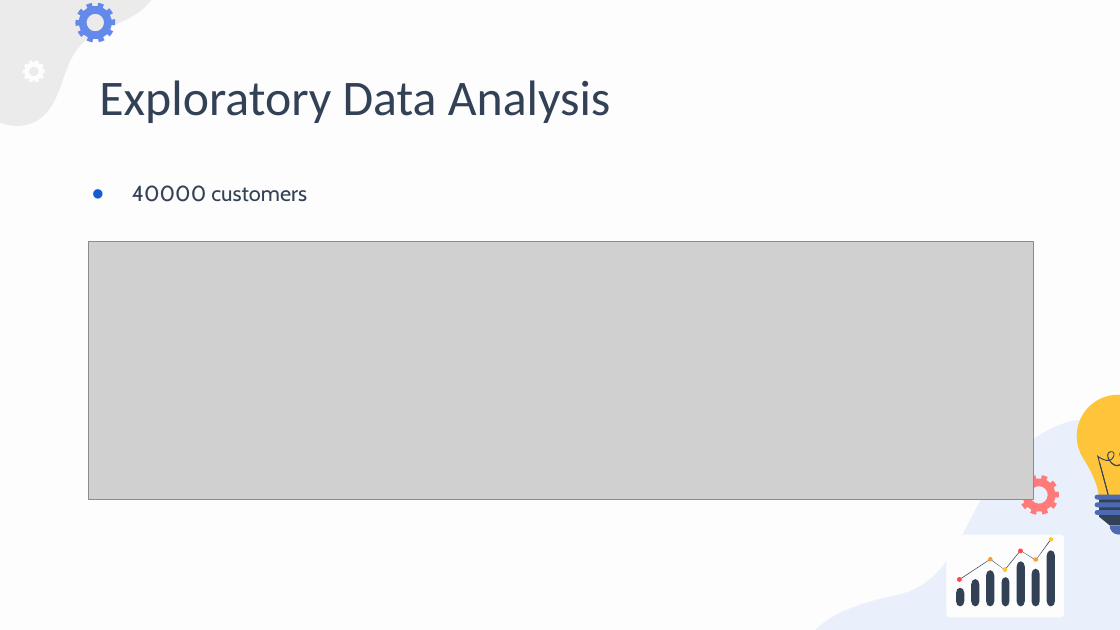
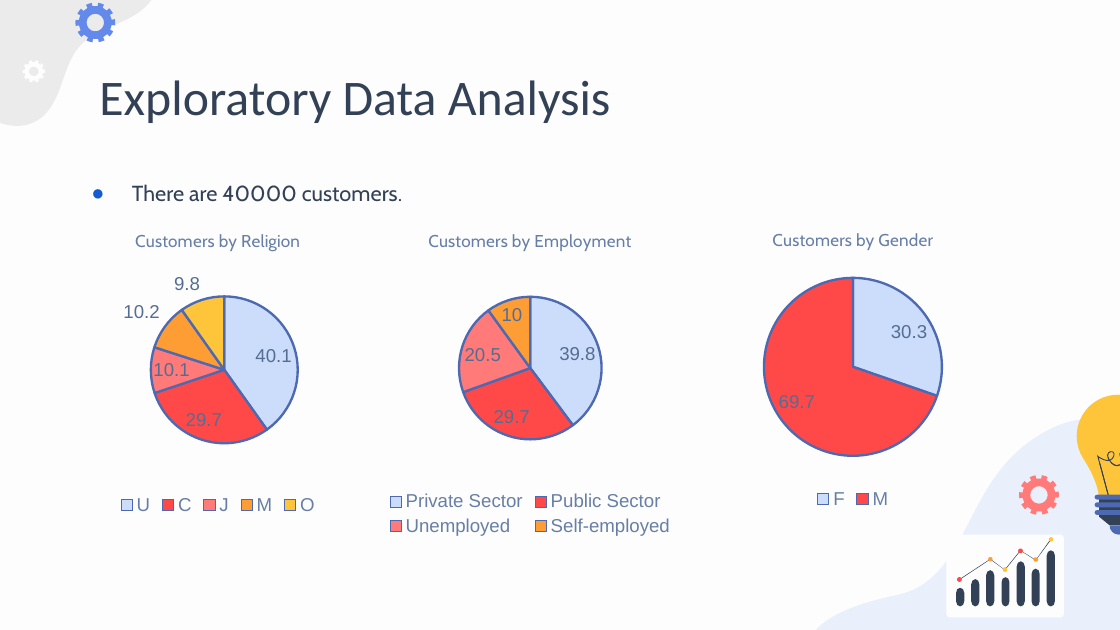
Before and after one commit to denizgunay/loan_delinquency, a slide deck: slide 2 of presentation.pptx (slide 3 before the commit). Drawn at 1120x630 pixels with LibreOffice and Linux fonts; fonts in the diff are those of the drawing; grey boxes stand for pictures. Boxes give left, top, right and bottom in pixels: in the first picture for what was removed or moved away, otherwise in the second. Text is boxed around its words. In the diff, an @@ line names an element or a change of style, - is before the commit and + after.

```diff
--- a/presentation.pptx
+++ b/presentation.pptx
@@ subtitle at [132, 184, 402, 202]: text changed @@
-● 40000 customers
+● There are 40000 customers.
@@ pie chart added at [45, 214, 391, 520] @@
+title "Customers by Religion "
+categories: U, C, J, M, O
+Series 1: 40.1, 29.7, 10.1, 10.2, 9.8
@@ pie chart added at [353, 214, 708, 541] @@
+title "Customers by Employment "
+categories: Private Sector, Public Sector, Unemployed, Self-employed
+Series 1: 39.8, 29.7, 20.5, 10
@@ pie chart added at [685, 214, 1019, 514] @@
+title "Customers by Gender "
+categories: F, M
+Series 1: 30.3, 69.7
@@ picture removed at [88, 241, 1034, 500] @@
```
Also in this commit, not shown: 1 other slide changed, 18 slides added, 3 slides removed, 8 other files.
